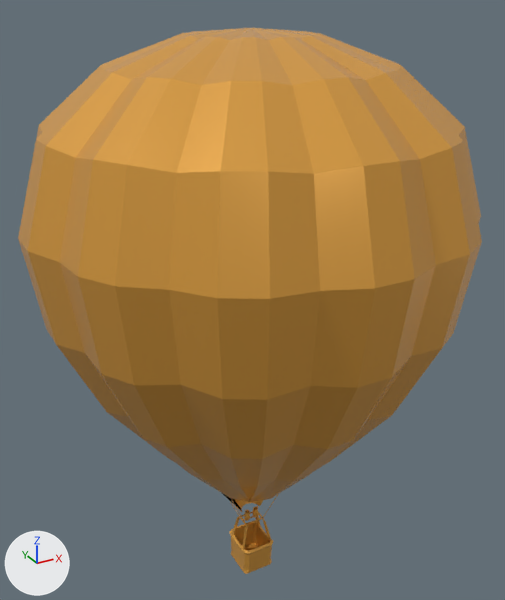
A saved change to the glTF model public/models/balloon.glb.
The view is the same before and after, from a 50 mm lens placed at (-11.7, -21.3, 23.4), pointed at (0.3, 0.5, 12.5). Arrows for +X, +Y and +Z are at lower left; the lights stay in place. Where no turn or scale is listed for an object, it has been applied to the vertices.

The first picture shows 'balloon'.
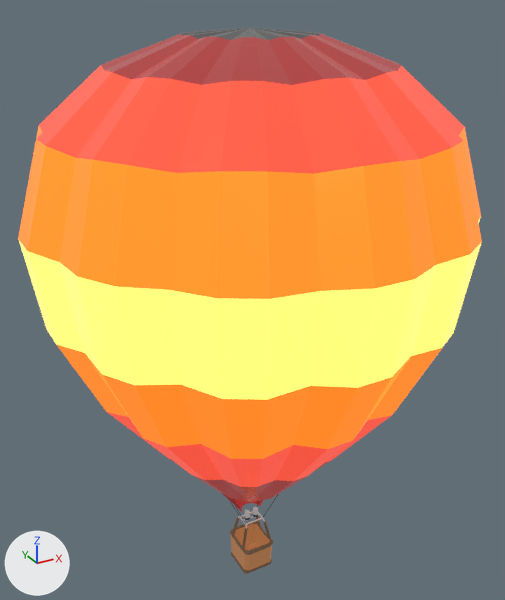
The edits, one by one:
Picture 'base' (img_base) is new.
Material 'LOWPOLY-COLORS.001' (mat_lowpoly_colors_001) is new.
Uses the picture img_base.
me_balloon has 673 vertices, 1250 faces and spans x -8.0..8.0, y -8.0..8.0, z 0.0..22.4.
me_balloon no longer uses material mat_lowpoly_colors (orange #e7a747).
me_balloon now uses material mat_lowpoly_colors_001.

Where the change shows, as pixel boxes (x1, y1, x2, y2) in the pictures (505 x 600 px):
'balloon', recoloured: (18, 28, 482, 574) in both
